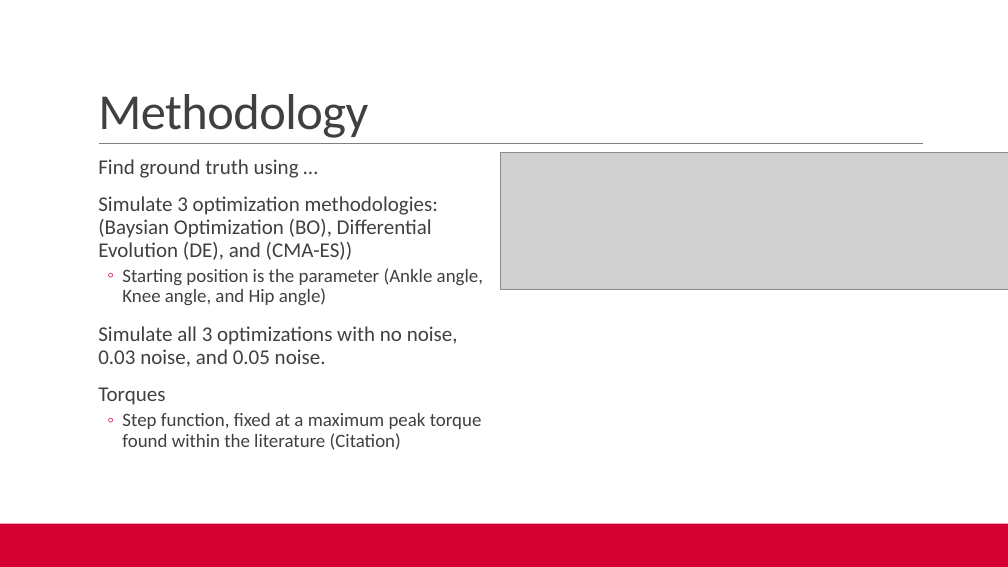
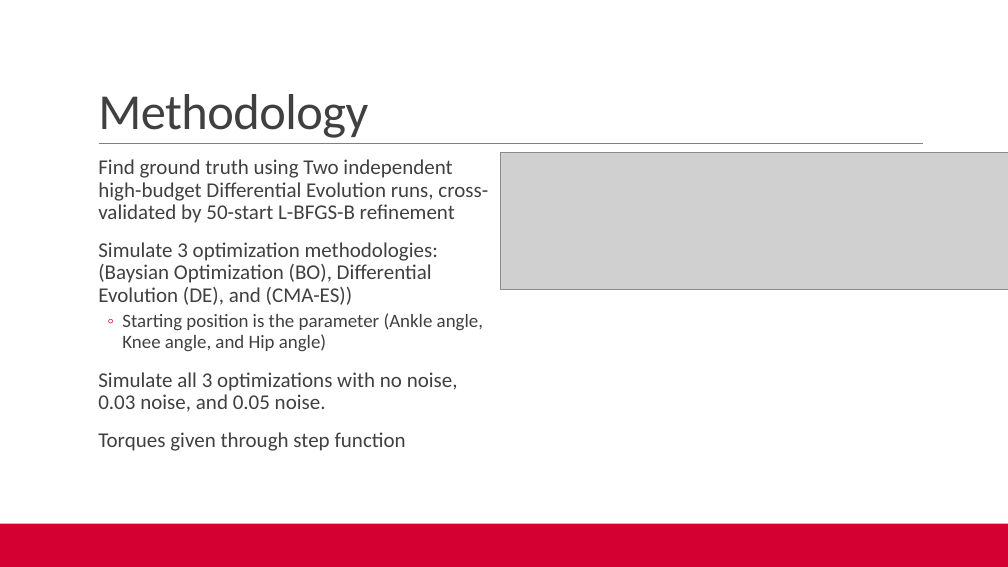
Before and after one commit to DominikTomaszZielinski/BME452FinalProj, a slide deck: slide 3 of Final Presentation.pptx. Drawn at 1008x567 pixels with LibreOffice and Linux fonts; fonts in the diff are those of the drawing; grey boxes stand for pictures. Boxes give left, top, right and bottom in pixels: in the first picture for what was removed or moved away, otherwise in the second. Text is boxed around its words. In the diff, an @@ line names an element or a change of style, - is before the commit and + after.

Commit message:
Small powerpoint changes

```diff
--- a/Final Presentation.pptx
+++ b/Final Presentation.pptx
@@ text at [98,159,488,223]: text changed @@
-  Find ground truth using …
+  Find ground truth using Two independent high-budget Differential Evolution runs, cross-validated by 50-start L-BFGS-B refinement
@@ text at [98,432,406,451]: text changed; size 18 to 20 pt @@
-  Torques
-  ◦ Step function, fixed at a maximum peak torque found within the literature (Citation)
+  Torques given through step function
```
Also in this commit, not shown: 1 other slide changed.
